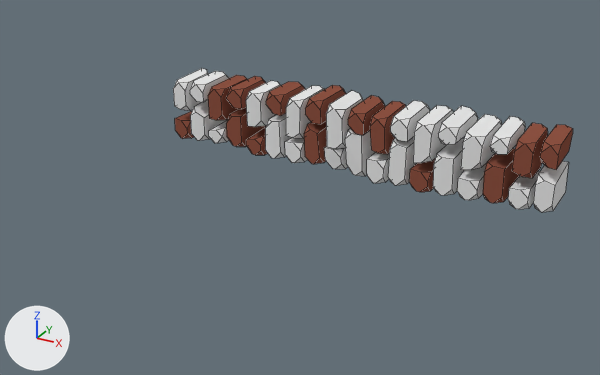
What one commit did to the Blender file Assets/3D_char/TreeWall.blend.
Before and after are seen from a 50 mm lens placed at (3.21, -6.65, 2.78), pointed at (-0.03, -0.77, -0.16). Every picture has the same lights, and +X, +Y and +Z are marked at lower left. Mesh edges are drawn as thin lines.
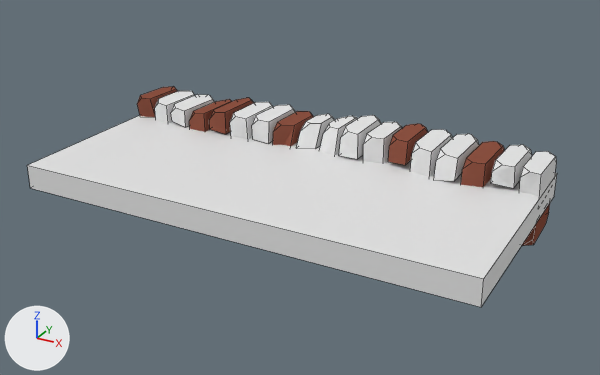
Location of each change, (x1, y1, x2, y2) in pixels of the pictures (600 x 375 px):
'Cube', shown: after (27, 115, 557, 307)
'Cube.002', mesh turned: before (175, 100, 569, 212); after (137, 86, 556, 196)
'Cube.001', mesh turned: before (173, 68, 573, 178); after (522, 203, 550, 246)

The change in detail:
me_cube has 144 vertices, 108 faces and spans x -1.98..1.98, y 0.05..0.66, z -0.08..0.36.
me_cube is used by ob_cube_001; location (0.0, 0.0, 0.0).
me_cube part 1: the whole mesh is turned -180 degrees about the x axis through the mesh origin.
me_cube_001 has 8 vertices, 6 faces and spans x -2.0..2.0, y 0.0..2.0, z -0.1..0.11.
me_cube_001 is used by ob_cube; location (0.0, 0.0, 0.0).
me_cube_001 part 2: the whole mesh is turned -180 degrees about the x axis through the mesh origin.
me_cube_018 has 144 vertices, 108 faces and spans x -1.98..1.99, y 0.04..0.65, z -0.36..0.1.
me_cube_018 is used by ob_cube_002; location (0.0, 0.0, 0.0).
me_cube_018 part 3: the whole mesh is turned -180 degrees about the x axis through the mesh origin.
Object 'Cube' (ob_cube) is now shown.
